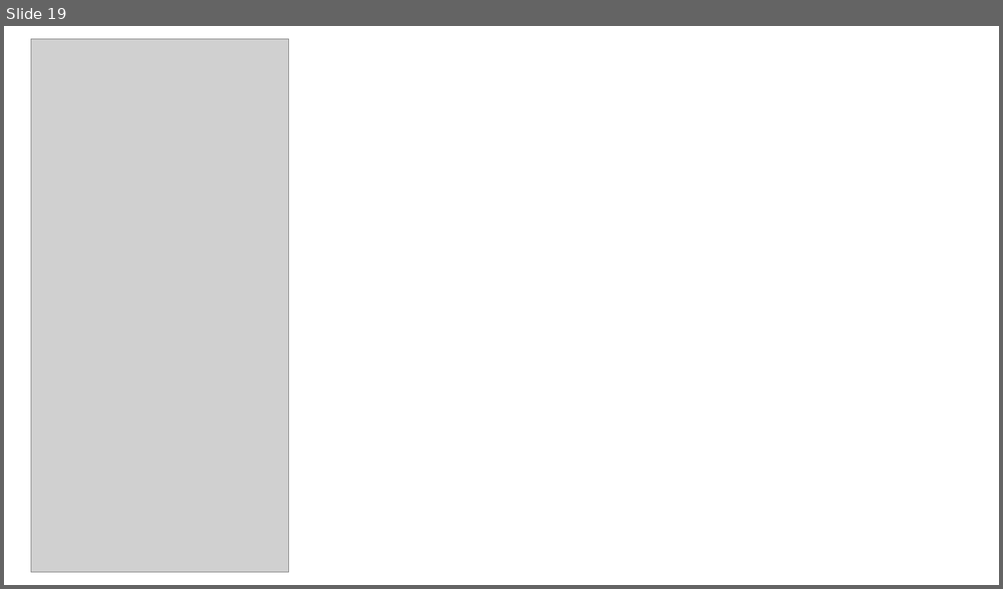
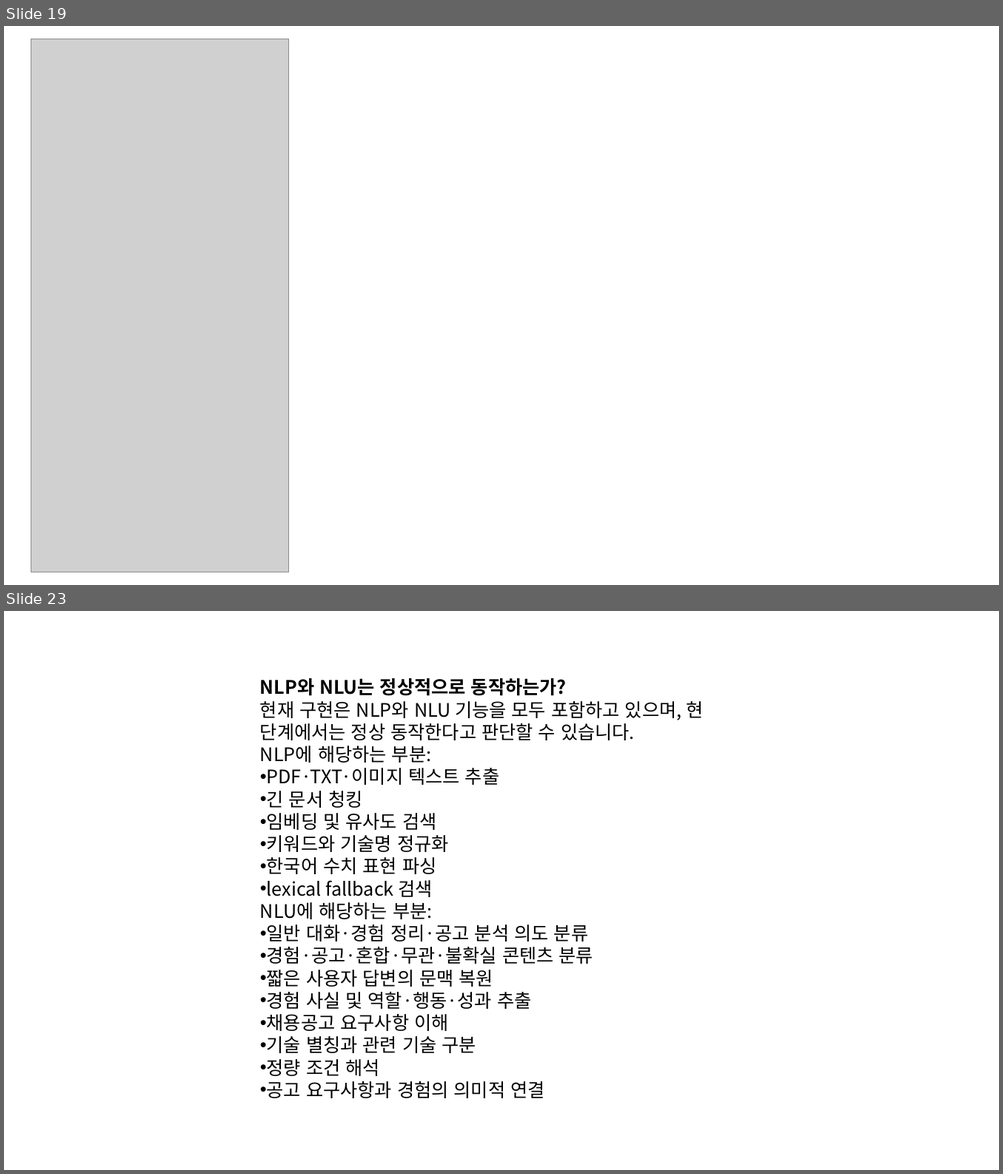
Before and after one commit to hamhj7694/CareerMemory_langchain_rag, a slide deck: 포트폴리오 및 기타 raw 자료/커리어 메모리 개선 및 고도화.pptx. Shown one above the other, each under a label of ours: slide 19 before the commit, slides 19 and 23 after it; the slides between them are not shown. The pictures are 1003x589 and 1003x1174 pixels, drawn with LibreOffice and Linux fonts; fonts in the diff are those of the drawing; grey boxes stand for pictures. Boxes give left, top, right and bottom in pixels: in the first picture for what was removed or moved away, otherwise in the second. Text is boxed around its words. In the diff, an @@ line names an element or a change of style, - is before the commit and + after.

Commit message:
코덱스용 작업 문서 변경

```diff
--- a/포트폴리오 및 기타 raw 자료/커리어 메모리 개선 및 고도화.pptx
+++ b/포트폴리오 및 기타 raw 자료/커리어 메모리 개선 및 고도화.pptx
@@ slide 23 added at <box>4,611,999,1170</box>, background #FFFFFF @@
@@ text added at <box>260,678,703,1099</box>, 18 pt, text #000000 @@
+NLP와 NLU는 정상적으로 동작하는가?
+현재 구현은 NLP와 NLU 기능을 모두 포함하고 있으며, 현 단계에서는 정상 동작한다고 판단할 수 있습니다.
+NLP에 해당하는 부분:
+• PDF·TXT·이미지 텍스트 추출
+• 긴 문서 청킹
+• 임베딩 및 유사도 검색
+• 키워드와 기술명 정규화
+• 한국어 수치 표현 파싱
+• lexical fallback 검색
+NLU에 해당하는 부분:
+• 일반 대화·경험 정리·공고 분석 의도 분류
+• 경험·공고·혼합·무관·불확실 콘텐츠 분류
+• 짧은 사용자 답변의 문맥 복원
+• 경험 사실 및 역할·행동·성과 추출
+• 채용공고 요구사항 이해
+• 기술 별칭과 관련 기술 구분
+• 정량 조건 해석
+• 공고 요구사항과 경험의 의미적 연결
```
Also in this commit, not shown: 6 other slides added, 21 other files.
